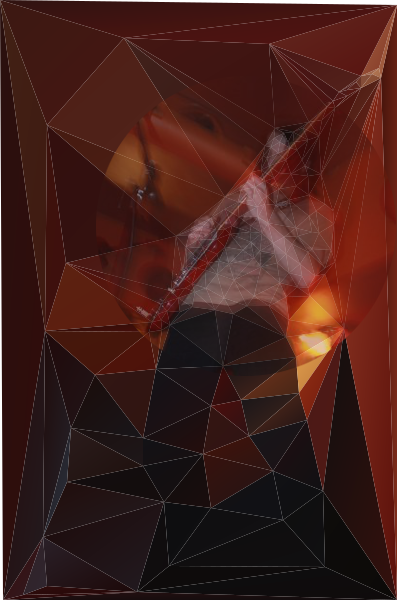
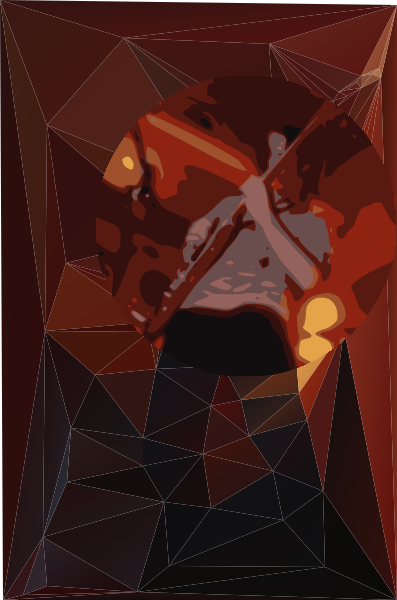
Comparing the layer stacks of the two 397px x 600px images. Changes:
added layer "vectorized.png" above "Layer 2(pasted)" over bbox(96, 76, 396, 376)
